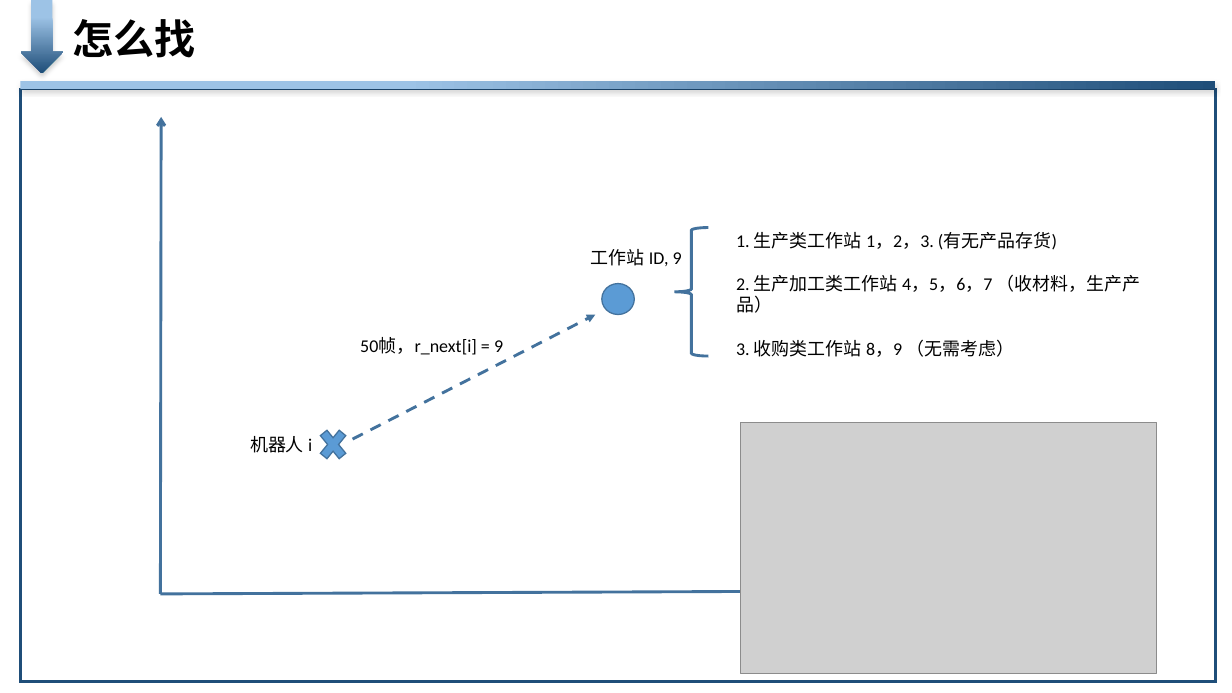
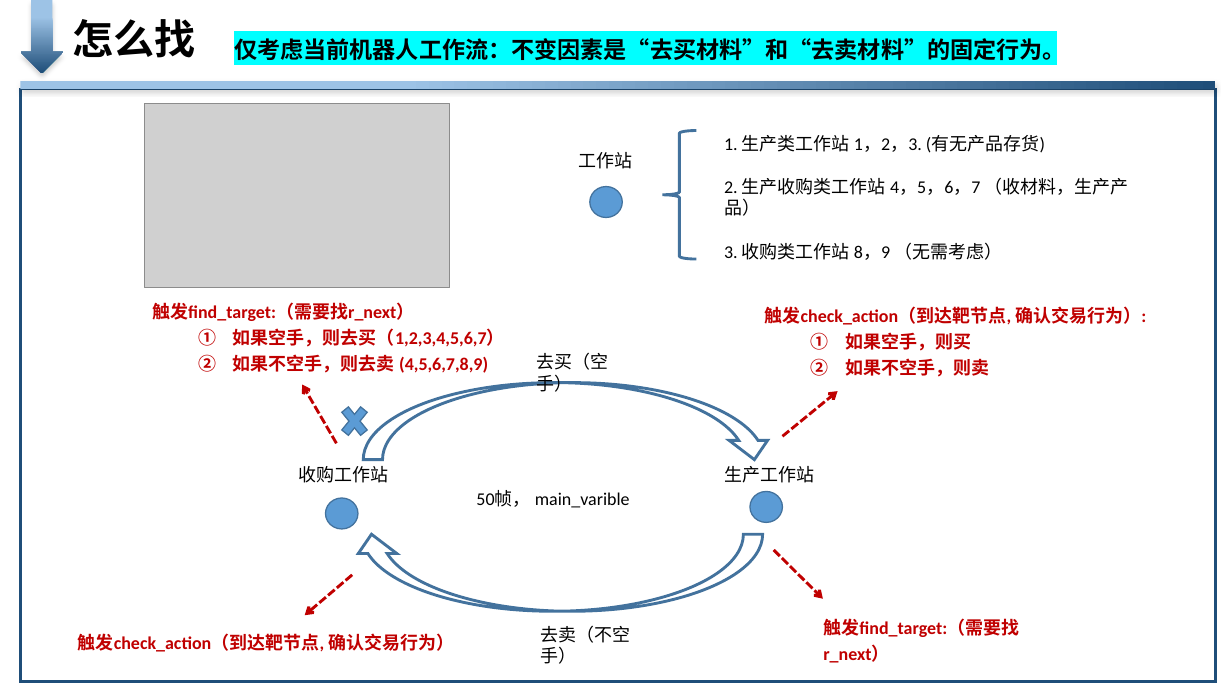
Before and after one commit to liuyishoua/robot_solution, a slide deck: slide 6 of 华为挑战赛-更新中-思路简图.pptx. Drawn at 1232x693 pixels with LibreOffice and Linux fonts; fonts in the diff are those of the drawing; grey boxes stand for pictures. Boxes give left, top, right and bottom in pixels: in the first picture for what was removed or moved away, otherwise in the second. Text is boxed around its words. In the diff, an @@ line names an element or a change of style, - is before the commit and + after.

```diff
--- a/华为挑战赛-更新中-思路简图.pptx
+++ b/华为挑战赛-更新中-思路简图.pptx
@@ text added at box(234, 34, 1066, 63), 18 pt, text #000000, bold @@
+仅考虑当前机器人工作流：不变因素是“去买材料”和“去卖材料”的固定行为。
@@ picture: place and size @@
-picture at box(741, 422, 1157, 674)
+picture at box(144, 104, 450, 288)
@@ arrow removed from (161, 594) to (161, 117) @@
@@ left brace: place and size @@
-left brace at box(675, 227, 709, 356)
+left brace at box(663, 130, 697, 259)
@@ text "1. 生产类工作站 1，2，3. (有无产品存货)": place and size @@
-text "1. 生产类工作站 1，2，3. (有无产品存货)" at box(736, 232, 1141, 357)
+text "1. 生产类工作站 1，2，3. (有无产品存货)" at box(724, 135, 1129, 260)
@@ text at box(579, 152, 633, 169): text changed @@
-工作站 ID, 9
+工作站
@@ text at box(724, 178, 1129, 216): text changed @@
-2. 生产加工类工作站 4，5，6，7 （收材料，生产产品）
+2. 生产收购类工作站 4，5，6，7 （收材料，生产产品）
@@ ellipse added at box(590, 187, 622, 218), fill #5B9BD5, outline #43739E 1 pt @@
@@ text added at box(152, 302, 505, 373), 14 pt, text #C00000, bold @@
+触发find_target:（需要找r_next）
+  1. 如果空手，则去买（1,2,3,4,5,6,7）
+  2. 如果不空手，则去卖 (4,5,6,7,8,9)
@@ arrow removed from (353, 439) to (595, 314) @@
@@ text added at box(765, 306, 1146, 377), 14 pt, text #C00000, bold @@
+触发check_action（到达靶节点, 确认交易行为）:
+  1. 如果空手，则买
+  2. 如果不空手，则卖
@@ text added at box(536, 353, 608, 392), 14 pt, text #000000 @@
+去买（空手）
@@ arrow added from (336, 444) to (302, 384), #C00000 2.25 pt dashed @@
@@ curved down arrow added at box(363, 383, 774, 459), outline #43739E 2.25 pt @@
@@ cross: place and size @@
-cross at box(315, 422, 351, 467)
+cross at box(336, 399, 372, 444)
@@ arrow added from (783, 436) to (838, 391), #C00000 2.25 pt dashed @@
@@ text removed at box(250, 436, 312, 453) @@
-机器人 i
@@ text added at box(299, 466, 389, 483), 14 pt, text #000000 @@
+收购工作站
@@ text added at box(724, 466, 814, 483), 14 pt, text #000000 @@
+生产工作站
@@ ellipse added at box(325, 498, 358, 530), fill #5B9BD5, outline #43739E 1 pt @@
@@ text at box(476, 491, 630, 508): text changed @@
-50帧，r_next[i] = 9
+50帧， main_varible
@@ ellipse: place and size @@
-ellipse at box(602, 284, 634, 315)
+ellipse at box(750, 492, 783, 523)
@@ curved down arrow added at box(352, 534, 762, 611), outline #43739E 2.25 pt @@
@@ arrow added from (774, 550) to (823, 599), #C00000 2.25 pt dashed @@
@@ arrow removed from (161, 594) to (1032, 591) @@
@@ arrow added from (352, 575) to (305, 616), #C00000 2.25 pt dashed @@
@@ text added at box(540, 626, 630, 664), 14 pt, text #000000 @@
+去卖（不空手）
@@ text added at box(823, 618, 1019, 663), 14 pt, text #C00000, bold @@
+触发find_target:（需要找r_next）
@@ text added at box(78, 633, 454, 652), 14 pt, text #C00000, bold @@
+触发check_action（到达靶节点, 确认交易行为）
```
Also in this commit, not shown: 1 other slide changed, 2 slides added, 2 other files.
